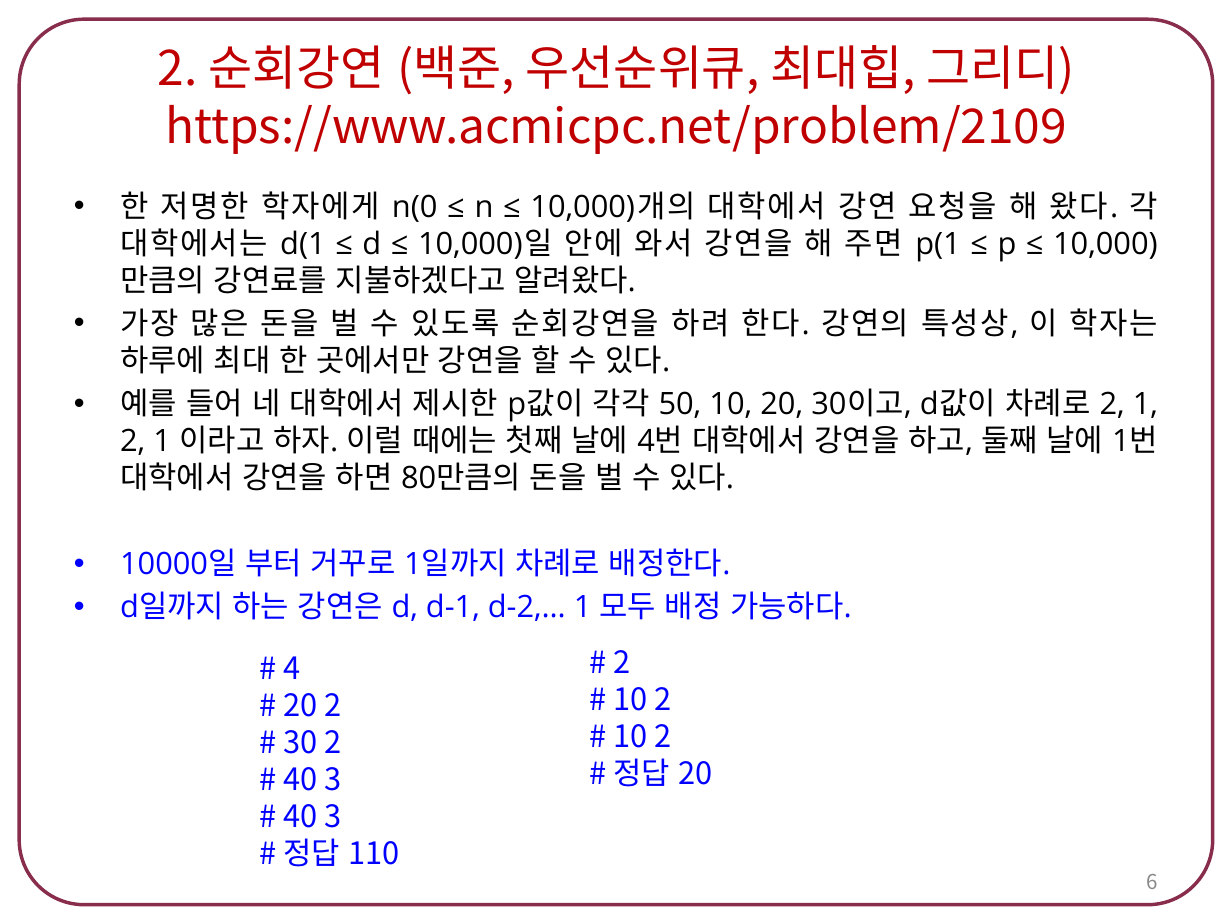
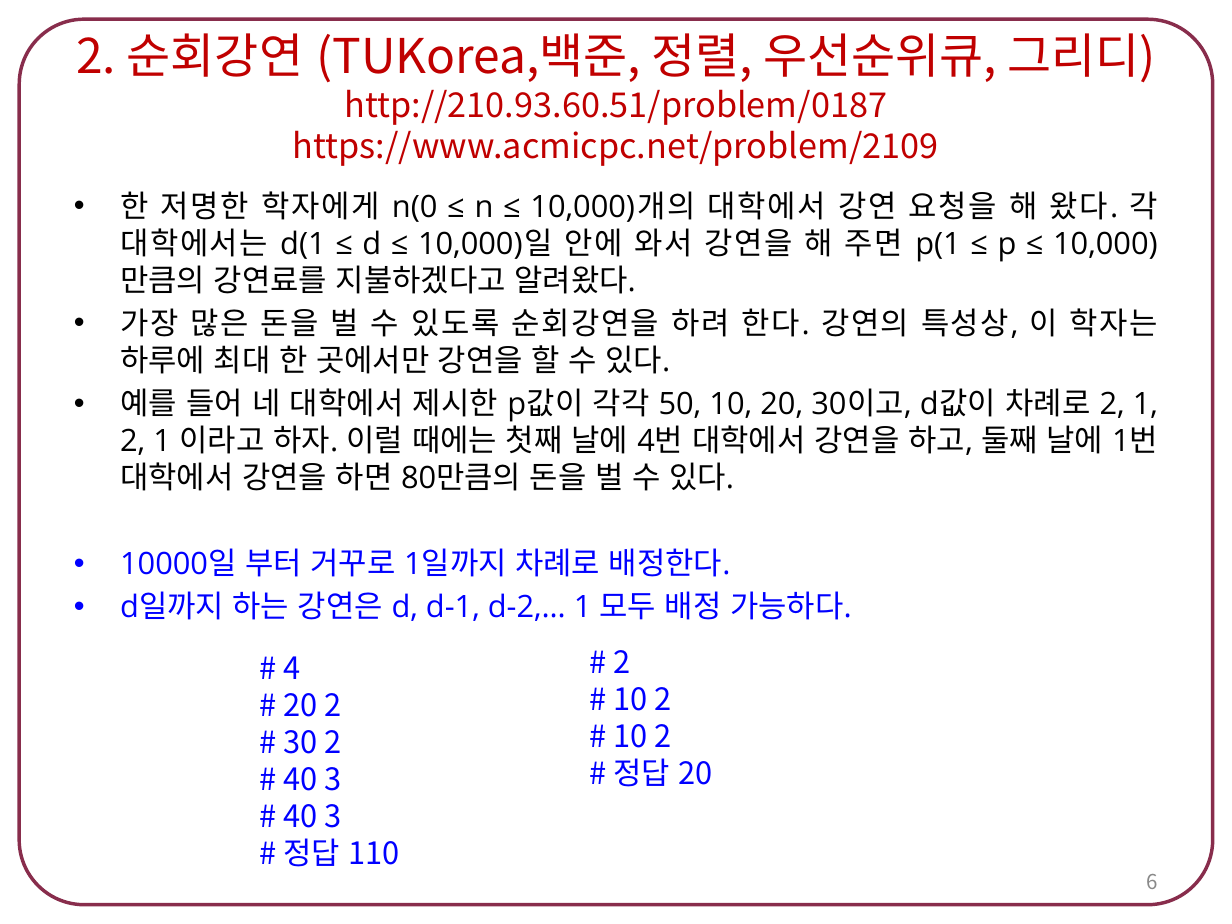
Before and after one commit to tlsdn0403/4-1, a slide deck: slide 6 of 스크립트언어/숙제7. 최단 경로 알고리즘.pptx. Drawn at 1232x924 pixels with LibreOffice and Linux fonts; fonts in the diff are those of the drawing. Boxes give left, top, right and bottom in pixels: in the first picture for what was removed or moved away, otherwise in the second. Text is boxed around its words. In the diff, an @@ line names an element or a change of style, - is before the commit and + after.

```diff
--- a/스크립트언어/숙제7. 최단 경로 알고리즘.pptx
+++ b/스크립트언어/숙제7. 최단 경로 알고리즘.pptx
@@ title at [76, 33, 1155, 166]: text changed; size 28 to 20 pt @@
-2. 순회강연 (백준, 우선순위큐, 최대힙, 그리디)
-https://www.acmicpc.net/problem/2109
+2. 순회강연 (TUKorea,백준, 정렬, 우선순위큐, 그리디)
+http://210.93.60.51/problem/0187
+https://www.acmicpc.net/problem/2109
```
Also in this commit, not shown: 4 other slides changed, 18 other files.
